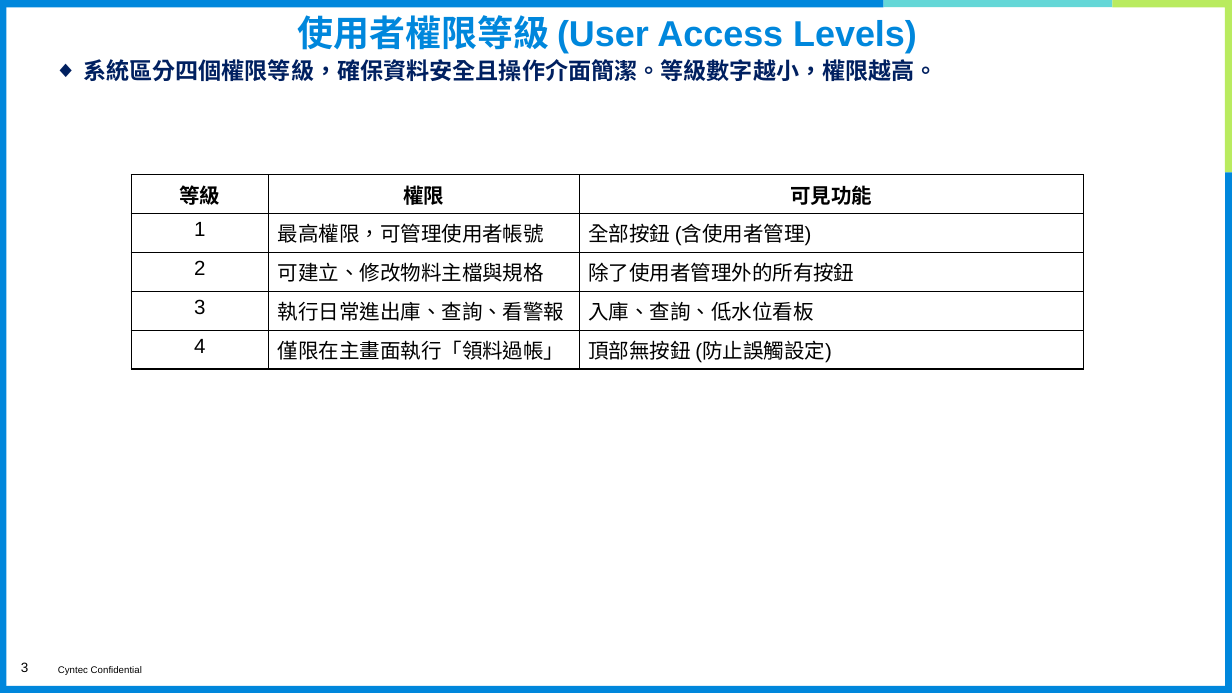
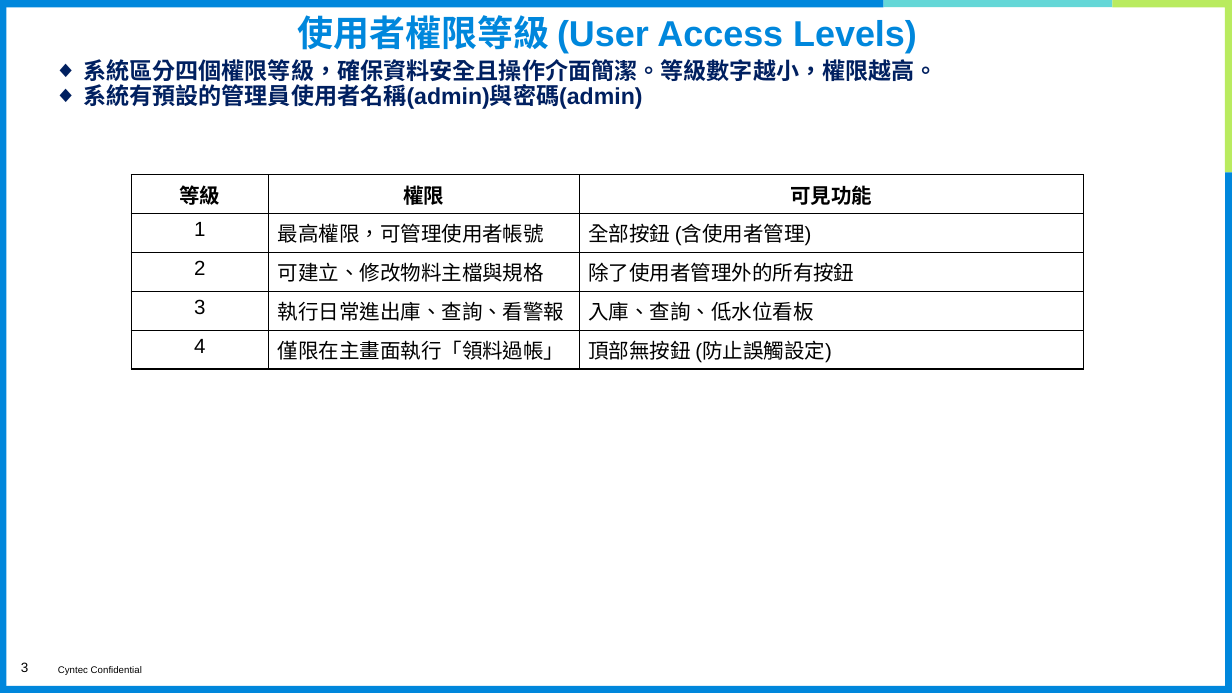
Before and after one commit to eHsuan/PartsManager, a slide deck: slide 3 of doc/使用說明(中文).pptx. Drawn at 1232x693 pixels with LibreOffice and Linux fonts; fonts in the diff are those of the drawing; background and template pictures are left out. Boxes give left, top, right and bottom in pixels: in the first picture for what was removed or moved away, otherwise in the second. Text is boxed around its words. In the diff, an @@ line names an element or a change of style, - is before the commit and + after.

```diff
--- a/doc/使用說明(中文).pptx
+++ b/doc/使用說明(中文).pptx
@@ text at (83,84,642,109): paragraph added @@
+◆ 系統有預設的管理員使用者名稱(admin)與密碼(admin)
```
Also in this commit, not shown: 15 other files.
